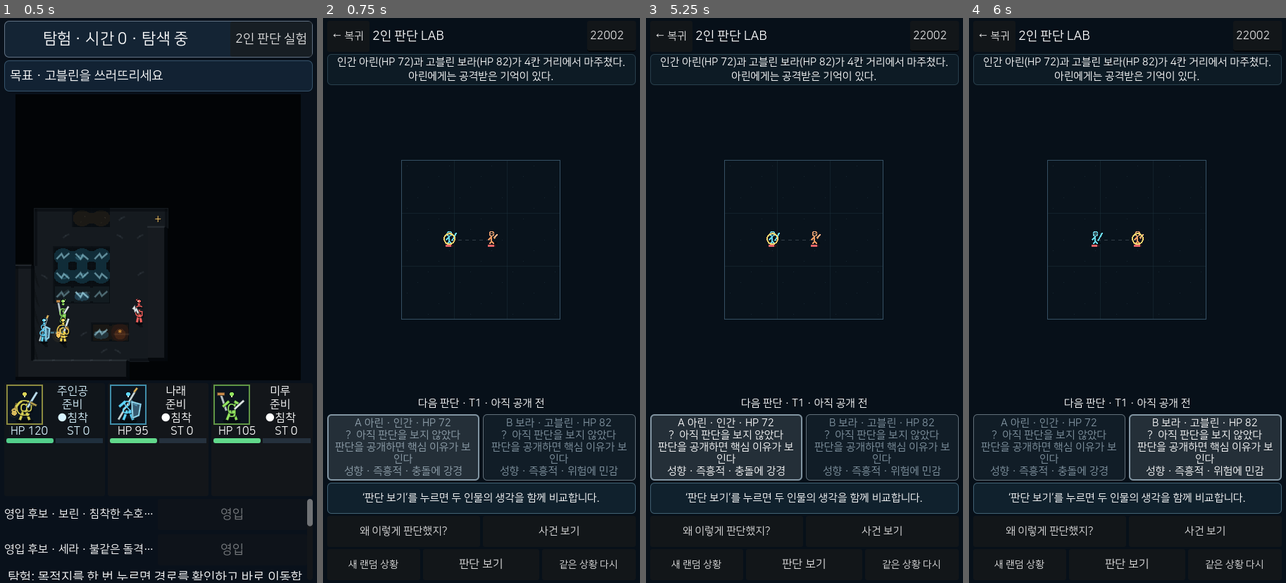
Above: before the commit, frames 1-4 (left to right).
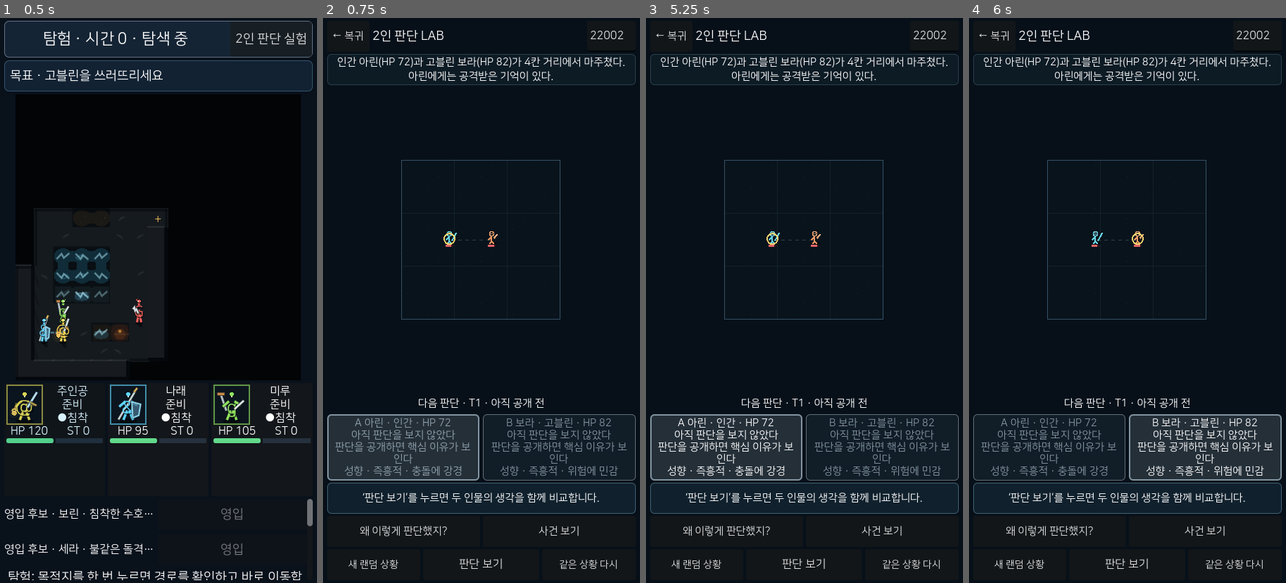
Above: after the commit, the same moments.

Repository: jinha1226/PROJ_S
Game: Godot game, scene res://playtest/party_encounter_sandbox.tscn
Two runs of this game, one before a commit and one after it. Both use one fixed random seed, a clock stepped at 60 frames per second and the inputs below.
Inputs (mouse positions are in pixels of both pictures, inside the frame that each line leads up to):
- Up to frame 1 (0.5 s): no input
- Up to frame 2 (0.75 s): click "2인 판단 실험" at 0.5 s
- Up to frame 3 (5.25 s): click "← 복귀" at 1.25 s; click (699, 441) at 2 s; click (804, 441) at 2.75 s; click (909, 441) at 3.5 s; click "2인 판단 실험" at 4.25 s; click "A 아린 · 인간 · HP 72 ? 아직 판단을 보지…" (after the commit: "A 아린 · 인간 · HP 72 아직 판단을 보지 않…") at 5 s
- Up to frame 4 (6 s): click "B 보라 · 고블린 · HP 82 ? 아직 판단을 보…" (after the commit: "B 보라 · 고블린 · HP 82 아직 판단을 보지 …") at 5.75 s

Frame 1 is identical in both runs. In frame 2, 0.6% of the frame differs, in the area x 7-93%, y 72-75%; in frame 3, 0.6%; in frame 4, 0.6%.

Commit message:
Show duel intents with vector badges

Diff:
--- a/playtest/duel_decision_grid.gd
+++ b/playtest/duel_decision_grid.gd
@@ -9,6 +9,8 @@
 
 var _actors: Array = []
 var _selected_actor_id := ""
+var _intent_by_actor_id: Dictionary = {}
+var _escaped_actor_ids: Dictionary = {}
 
 
 func _ready() -> void:
@@ -19,12 +21,29 @@
 
 func set_observation(observation: Dictionary, selected_actor_id: String = "") -> void:
 	_actors.clear()
+	_escaped_actor_ids.clear()
 	for value in observation.get("actors", []):
 		if value is Dictionary:
 			_actors.append(value.duplicate(true))
 	_actors.sort_custom(func(a: Dictionary, b: Dictionary):
 		return _actor_id(a) < _actor_id(b))
 	_selected_actor_id = selected_actor_id
+	for value in observation.get("recent_events", []):
+		if value is Dictionary and str(value.get("type", "")) == "ESCAPED":
+			_escaped_actor_ids[str(value.get("actor_id", ""))] = true
+	queue_redraw()
+
+
+func set_intent_presentation(breakdowns: Array, visible: bool) -> void:
+	_intent_by_actor_id.clear()
+	if visible:
+		for value in breakdowns:
+			if not value is Dictionary:
+				continue
+			var actor_id := str(value.get("actor_id", ""))
+			var action_id := str(value.get("selected_action_id", ""))
+			if not actor_id.is_empty() and not intent_visual_spec(action_id).is_empty():
+				_intent_by_actor_id[actor_id] = action_id
 	queue_redraw()
 
 
@@ -127,6 +146,115 @@
 	}
 
 
+static func intent_visual_spec(action_id: String, status: String = "") -> Dictionary:
+	if status == "DEAD":
+		return {"shape_id": "DEAD_X", "color": Color("#89939b"), "label_ko": "쓰러짐"}
+	if status == "ESCAPED":
+		return {"shape_id": "EXIT_MARK", "color": Color("#8da9bd"), "label_ko": "이탈"}
+	return {
+		"APPROACH": {"shape_id": "INWARD_CHEVRON", "color": Color("#55d9de"), "label_ko": "접근"},
+		"ENGAGE": {"shape_id": "CROSSED_BLADES", "color": Color("#ff6572"), "label_ko": "공격"},
+		"FLEE": {"shape_id": "OUTWARD_ARROW", "color": Color("#6daeff"), "label_ko": "도주"},
+		"SELF_TREAT": {"shape_id": "MEDICAL_CROSS", "color": Color("#63dc87"), "label_ko": "치료"},
+		"HOLD": {"shape_id": "GUARD_SHIELD", "color": Color("#e2b85e"), "label_ko": "경계"},
+	}.get(action_id, {}).duplicate(true)
+
+
+func intent_badge_specs() -> Array:
+	var result: Array = []
+	var actor_rows := actor_render_specs()
+	var rect := grid_rect()
+	var radius := maxf(3.8, cell_size_px() * 0.27)
+	for index in range(actor_rows.size()):
+		var actor_row: Dictionary = actor_rows[index]
+		var actor_id := str(actor_row.actor_id)
+		var actor := _actor_by_id(actor_id)
+		var status := ""
+		if not bool(actor.get("alive", true)):
+			status = "DEAD"
+		elif _escaped_actor_ids.has(actor_id):
+			status = "ESCAPED"
+		var action_id := "" if not status.is_empty() else str(_intent_by_actor_id.get(actor_id, ""))
+		var visual := intent_visual_spec(action_id, status)
+		if visual.is_empty():
+			continue
+		var direction := 1.0
+		if actor_rows.size() > 1:
+			var other_index := 1 - index if actor_rows.size() == 2 else (index + 1) % actor_rows.size()
+			direction = -1.0 if float(actor_rows[other_index].center.x) < float(actor_row.center.x) else 1.0
+		if action_id == "FLEE":
+			direction *= -1.0
+		var center: Vector2 = actor_row.center + Vector2(-cell_size_px() * 0.38, -cell_size_px() * 0.82)
+		center.x = clampf(center.x, rect.position.x + radius, rect.end.x - radius)
+		center.y = clampf(center.y, rect.position.y + radius, rect.end.y - radius)
+		result.append(visual.merged({
+			"actor_id": actor_id, "action_id": action_id, "status": status,
+			"center": center, "radius": radius, "direction": direction,
+		}))
+	return result
+
+
+static func draw_intent_badge(canvas: CanvasItem, center: Vector2, radius: float,
+		spec: Dictionary) -> void:
+	if spec.is_empty() or radius <= 0.0:
+		return
+	var color: Color = spec.get("color", Color.WHITE)
+	var shape_id := str(spec.get("shape_id", ""))
+	var direction := float(spec.get("direction", 1.0))
+	var width := maxf(1.15, radius * 0.28)
+	canvas.draw_circle(center, radius, Color("#061018dd"))
+	canvas.draw_arc(center, radius, 0.0, TAU, 16, color.darkened(0.18), width)
+	match shape_id:
+		"INWARD_CHEVRON":
+			var tip := center + Vector2(radius * 0.50 * direction, 0.0)
+			canvas.draw_line(center + Vector2(-radius * 0.48 * direction, -radius * 0.42), tip,
+				color, width)
+			canvas.draw_line(center + Vector2(-radius * 0.48 * direction, radius * 0.42), tip,
+				color, width)
+		"CROSSED_BLADES":
+			canvas.draw_line(center + Vector2(-radius * 0.48, -radius * 0.48),
+				center + Vector2(radius * 0.48, radius * 0.48), color, width)
+			canvas.draw_line(center + Vector2(radius * 0.48, -radius * 0.48),
+				center + Vector2(-radius * 0.48, radius * 0.48), color, width)
+			canvas.draw_circle(center + Vector2(-radius * 0.39, radius * 0.39), width * 0.52, color)
+			canvas.draw_circle(center + Vector2(radius * 0.39, radius * 0.39), width * 0.52, color)
+		"OUTWARD_ARROW":
+			var tail := center + Vector2(-radius * 0.48 * direction, 0.0)
+			var tip := center + Vector2(radius * 0.52 * direction, 0.0)
+			canvas.draw_line(tail, tip, color, width)
+			canvas.draw_line(tip, tip + Vector2(-radius * 0.34 * direction, -radius * 0.34), color, width)
+			canvas.draw_line(tip, tip + Vector2(-radius * 0.34 * direction, radius * 0.34), color, width)
+		"MEDICAL_CROSS":
+			canvas.draw_line(center + Vector2(-radius * 0.50, 0.0), center + Vector2(radius * 0.50, 0.0),
+				color, width * 1.35)
+			canvas.draw_line(center + Vector2(0.0, -radius * 0.50), center + Vector2(0.0, radius * 0.50),
+				color, width * 1.35)
+		"GUARD_SHIELD":
+			canvas.draw_polyline(PackedVector2Array([
+				center + Vector2(-radius * 0.48, -radius * 0.43),
+				center + Vector2(radius * 0.48, -radius * 0.43),
+				center + Vector2(radius * 0.34, radius * 0.22),
+				center + Vector2(0.0, radius * 0.55),
+				center + Vector2(-radius * 0.34, radius * 0.22),
+				center + Vector2(-radius * 0.48, -radius * 0.43),
+			]), color, width)
+			canvas.draw_circle(center + Vector2(0.0, -radius * 0.05), width * 0.55, color)
+		"DEAD_X":
+			canvas.draw_line(center + Vector2(-radius * 0.46, -radius * 0.46),
+				center + Vector2(radius * 0.46, radius * 0.46), color, width)
+			canvas.draw_line(center + Vector2(radius * 0.46, -radius * 0.46),
+				center + Vector2(-radius * 0.46, radius * 0.46), color, width)
+		"EXIT_MARK":
+			canvas.draw_line(center + Vector2(-radius * 0.45, -radius * 0.50),
+				center + Vector2(-radius * 0.45, radius * 0.50), color, width)
+			canvas.draw_line(center + Vector2(-radius * 0.30, 0.0),
+				center + Vector2(radius * 0.50, 0.0), color, width)
+			canvas.draw_line(center + Vector2(radius * 0.50, 0.0),
+				center + Vector2(radius * 0.18, -radius * 0.30), color, width)
+			canvas.draw_line(center + Vector2(radius * 0.50, 0.0),
+				center + Vector2(radius * 0.18, radius * 0.30), color, width)
+
+
 func _gui_input(event: InputEvent) -> void:
 	var pressed := false
 	var local_position := Vector2.ZERO
@@ -166,6 +294,9 @@
 		draw_dashed_line(rows[0].center, rows[1].center, Color("#7b89905c"), 1.0, 5.0)
 	for row_value in rows:
 		_draw_actor(row_value)
+	for badge_value in intent_badge_specs():
+		if badge_value is Dictionary:
+			draw_intent_badge(self, badge_value.center, float(badge_value.radius), badge_value)
 	draw_rect(rect, Color("#355063"), false, 1.0)
 
 
@@ -237,6 +368,13 @@
 	return str(actor.get("id", actor.get("entity_id", "")))
 
 
+func _actor_by_id(actor_id: String) -> Dictionary:
+	for value in _actors:
+		if value is Dictionary and _actor_id(value) == actor_id:
+			return value
+	return {}
+
+
 func _position_from(value: Variant) -> Variant:
 	if value is Vector2i:
 		return value
--- a/playtest/duel_decision_lab.gd
+++ b/playtest/duel_decision_lab.gd
@@ -7,6 +7,33 @@
 const PARTY_SCENE_PATH := "res://playtest/party_encounter_sandbox.tscn"
 const DEFAULT_SEED := 22002
 const TOUCH_TARGET := 44
+
+
+class IntentCardBadge:
+	extends Control
+
+	var action_id := ""
+	var status := ""
+
+	func _ready() -> void:
+		mouse_filter = Control.MOUSE_FILTER_IGNORE
+
+	func set_presentation(next_action_id: String, next_status: String = "") -> void:
+		action_id = next_action_id
+		status = next_status
+		visible = not action_id.is_empty() or not status.is_empty()
+		queue_redraw()
+
+	func display_spec() -> Dictionary:
+		var spec := GridScript.intent_visual_spec(action_id, status)
+		return spec.merged({"action_id": action_id, "status": status})
+
+	func _draw() -> void:
+		var spec := GridScript.intent_visual_spec(action_id, status)
+		if spec.is_empty():
+			return
+		GridScript.draw_intent_badge(self, size * 0.5, minf(size.x, size.y) * 0.42, spec)
+
 
 var simulator
 var grid: DuelDecisionGrid
@@ -22,6 +49,7 @@
 var step_button: Button
 var restart_button: Button
 var actor_buttons: Array[Button] = []
+var actor_badges: Array[Control] = []
 var event_button: Button
 var detail_text: RichTextLabel
 
@@ -146,6 +174,12 @@
 		actor_button.size_flags_stretch_ratio = 1.0
 		actor_button.autowrap_mode = TextServer.AUTOWRAP_WORD_SMART
 		actor_button.text_overrun_behavior = TextServer.OVERRUN_NO_TRIMMING
+		var badge := IntentCardBadge.new()
+		badge.name = "ActorIntentBadge%d" % index
+		badge.position = Vector2(5, 27)
+		badge.size = Vector2(18, 18)
+		actor_button.add_child(badge)
+		actor_badges.append(badge)
 		actor_buttons.append(actor_button)
 
 	result_panel = PanelContainer.new()
@@ -259,22 +293,31 @@
 
 func _refresh_tabs() -> void:
 	var actors: Array = _observation.get("actors", [])
+	grid.set_intent_presentation(_shown_breakdowns, presentation_stage != "HIDDEN")
 	for index in range(actor_buttons.size()):
 		var button: Button = actor_buttons[index]
 		if index >= actors.size() or not actors[index] is Dictionary:
 			button.text = "인물 %s 없음" % ("A" if index == 0 else "B")
 			button.disabled = true
 			button.button_pressed = false
+			actor_badges[index].set_presentation("")
 			continue
 		var actor: Dictionary = actors[index]
 		button.disabled = false
 		var actor_id := _actor_id(actor)
 		var breakdown := _shown_breakdown_for(actor_id)
 		var action_id := str(breakdown.get("selected_action_id", ""))
-		var intent_line := "?  아직 판단을 보지 않았다"
+		var status := _actor_terminal_status(actor_id, actor)
+		var shown_action := action_id if presentation_stage != "HIDDEN" and status.is_empty() else ""
+		actor_badges[index].set_presentation(shown_action, status)
+		var intent_line := "아직 판단을 보지 않았다"
 		var reason_line := "판단을 공개하면 핵심 이유가 보인다"
-		if presentation_stage != "HIDDEN" and not breakdown.is_empty():
-			intent_line = "%s  %s" % [_action_icon(action_id), _intent_phrase(action_id)]
+		if not status.is_empty():
+			intent_line = "쓰러짐" if status == "DEAD" else "조우에서 벗어남"
+			reason_line = "현재 행동 의도는 종료되었다"
+		elif not shown_action.is_empty() and not breakdown.is_empty():
+			var visual := GridScript.intent_visual_spec(action_id)
+			intent_line = "%s · %s" % [str(visual.get("label_ko", "행동")), _intent_phrase(action_id)]
 			var reasons := _key_reasons(actor, breakdown)
 			reason_line = reasons[0] if not reasons.is_empty() else "지금 상황을 종합해서"
 			var continuity := _commitment_line(breakdown)
@@ -284,7 +327,7 @@
 			str(actor.get("name", "인물")), _species_label(str(actor.get("species_id", "?"))),
 			int(actor.get("hp", 0)), intent_line, reason_line, _personality_summary(actor, true)]
 		button.button_pressed = actor_id == selected_actor_id
-		_apply_action_card_style(button, action_id if presentation_stage != "HIDDEN" else "")
+		_apply_action_card_style(button, shown_action)
 	event_button.button_pressed = detail_mode == "EVENTS"
 	detail_toggle_button.button_pressed = detail_mode == "DETAIL"
 
@@ -532,11 +575,6 @@
 		"SELF_TREAT": "치료하려 한다"}.get(action_id, "상황을 지켜보려 한다"))
 
 
-func _action_icon(action_id: String) -> String:
-	return str({"ENGAGE": "⚔", "FLEE": "↙", "APPROACH": "→",
-		"SELF_TREAT": "+", "HOLD": "●"}.get(action_id, "?"))
-
-
 func _apply_action_card_style(button: Button, action_id: String) -> void:
 	var colors := {
 		"ENGAGE": [Color("#35151c"), Color("#ff6671")],
@@ -627,6 +665,18 @@
 	return "NONE"
 
 
+func _actor_terminal_status(actor_id: String, actor: Dictionary) -> String:
+	if not bool(actor.get("alive", true)):
+		return "DEAD"
+	if str(_observation.get("phase", "ACTIVE")) != "ESCAPED":
+		return ""
+	for value in _recent_logs:
+		if value is Dictionary and str(value.get("type", "")) == "ESCAPED" \
+				and str(value.get("actor_id", "")) == actor_id:
+			return "ESCAPED"
+	return ""
+
+
 func _dot_name(actor: Dictionary) -> String:
 	var value: Variant = actor.get("dot", [])
 	if value is Dictionary and not value.is_empty():
--- a/tests/duel_decision_lab_layout_smoke.gd
+++ b/tests/duel_decision_lab_layout_smoke.gd
@@ -67,3 +67,7 @@
 		if button.size.y < 43.5:
 			failures.append("%s %s touch target too short %s %.1f" % [
 				viewport_size, mode, button.name, button.size.y])
+	for badge in lab.actor_badges:
+		if badge.visible and not badge.get_parent().get_global_rect().encloses(badge.get_global_rect()):
+			failures.append("%s %s intent badge leaves actor card %s" % [
+				viewport_size, mode, badge.name])
--- a/tests/test_duel_decision_lab_ui.gd
+++ b/tests/test_duel_decision_lab_ui.gd
@@ -86,6 +86,60 @@
 	return finish()
 
 
+func test_vector_intent_badges_share_mapping_without_changing_hits() -> bool:
+	var lab = LabScene.instantiate()
+	lab.initialize_for_headless_test(FakeSimulator.new(3031))
+	lab.grid.size = Vector2(300, 300)
+	check(lab.grid.intent_badge_specs().is_empty(), "intent badges stay hidden before decision reveal")
+	check(not lab.actor_badges[0].visible and not lab.actor_badges[1].visible,
+		"overview card badges also stay hidden")
+	var centers := {
+		"actor_a": lab.grid.actor_screen_center("actor_a"),
+		"actor_b": lab.grid.actor_screen_center("actor_b"),
+	}
+	lab._on_primary_action()
+	var rows: Array = lab.grid.intent_badge_specs()
+	check_eq(rows.size(), 2, "both revealed intents have one map badge")
+	var by_actor: Dictionary = {}
+	for row in rows:
+		by_actor[str(row.actor_id)] = row
+	check_eq(str(by_actor.actor_a.shape_id), "CROSSED_BLADES", "attack uses crossed vector blades")
+	check_eq(str(by_actor.actor_b.shape_id), "OUTWARD_ARROW", "flee uses a directional vector arrow")
+	check(by_actor.actor_a.color != by_actor.actor_b.color, "attack and flee retain distinct colors")
+	check_eq(str(lab.actor_badges[0].display_spec().shape_id), "CROSSED_BLADES",
+		"actor A card consumes the same attack badge mapping")
+	check_eq(str(lab.actor_badges[1].display_spec().shape_id), "OUTWARD_ARROW",
+		"actor B card consumes the same flee badge mapping")
+	check(lab.actor_buttons[0].text.contains("공격 ·") and lab.actor_buttons[1].text.contains("도주 ·") \
+		and not lab.actor_buttons[0].text.contains("⚔"), "cards use stable Korean labels instead of emoji")
+	for actor_id in centers:
+		check_eq(lab.grid.actor_id_at_point(centers[actor_id]), actor_id,
+			"badge drawing leaves authoritative actor hit center unchanged")
+	var shape_ids: Dictionary = {}
+	for action_id in ["APPROACH", "ENGAGE", "FLEE", "SELF_TREAT", "HOLD"]:
+		shape_ids[str(Grid.intent_visual_spec(action_id).shape_id)] = true
+	check_eq(shape_ids.size(), 5, "every intent remains distinguishable without color")
+	lab.free()
+
+	var terminal_grid = Grid.new()
+	terminal_grid.size = Vector2(300, 300)
+	terminal_grid.set_observation({"actors": [
+		{"id": "dead", "position": [4, 7], "hp": 0, "max_hp": 10, "alive": false},
+		{"id": "gone", "position": [10, 7], "hp": 10, "max_hp": 10, "alive": true},
+	], "recent_events": [{"type": "ESCAPED", "actor_id": "gone"}]})
+	terminal_grid.set_intent_presentation([
+		{"actor_id": "dead", "selected_action_id": "ENGAGE"},
+		{"actor_id": "gone", "selected_action_id": "FLEE"},
+	], true)
+	var terminal_rows := terminal_grid.intent_badge_specs()
+	check_eq([terminal_rows[0].status, terminal_rows[1].status], ["DEAD", "ESCAPED"],
+		"terminal actors replace intents with state marks")
+	check_eq([terminal_rows[0].action_id, terminal_rows[1].action_id], ["", ""],
+		"dead and escaped actors never retain action icons")
+	terminal_grid.free()
+	return finish()
+
+
 func test_step_resolves_both_decisions_once_and_surfaces_relation_event() -> bool:
 	var simulator = FakeSimulator.new(304)
 	var lab = LabScene.instantiate()
